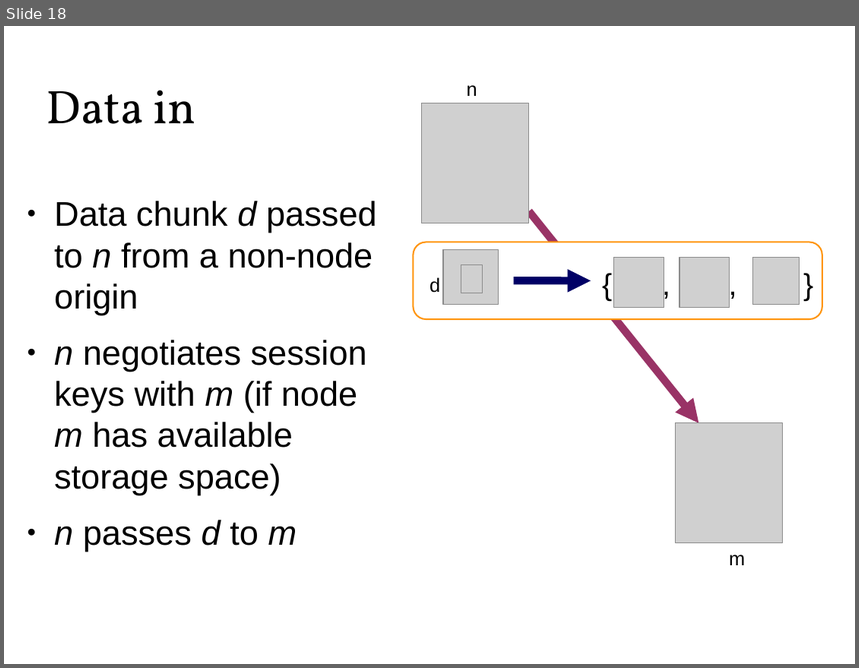
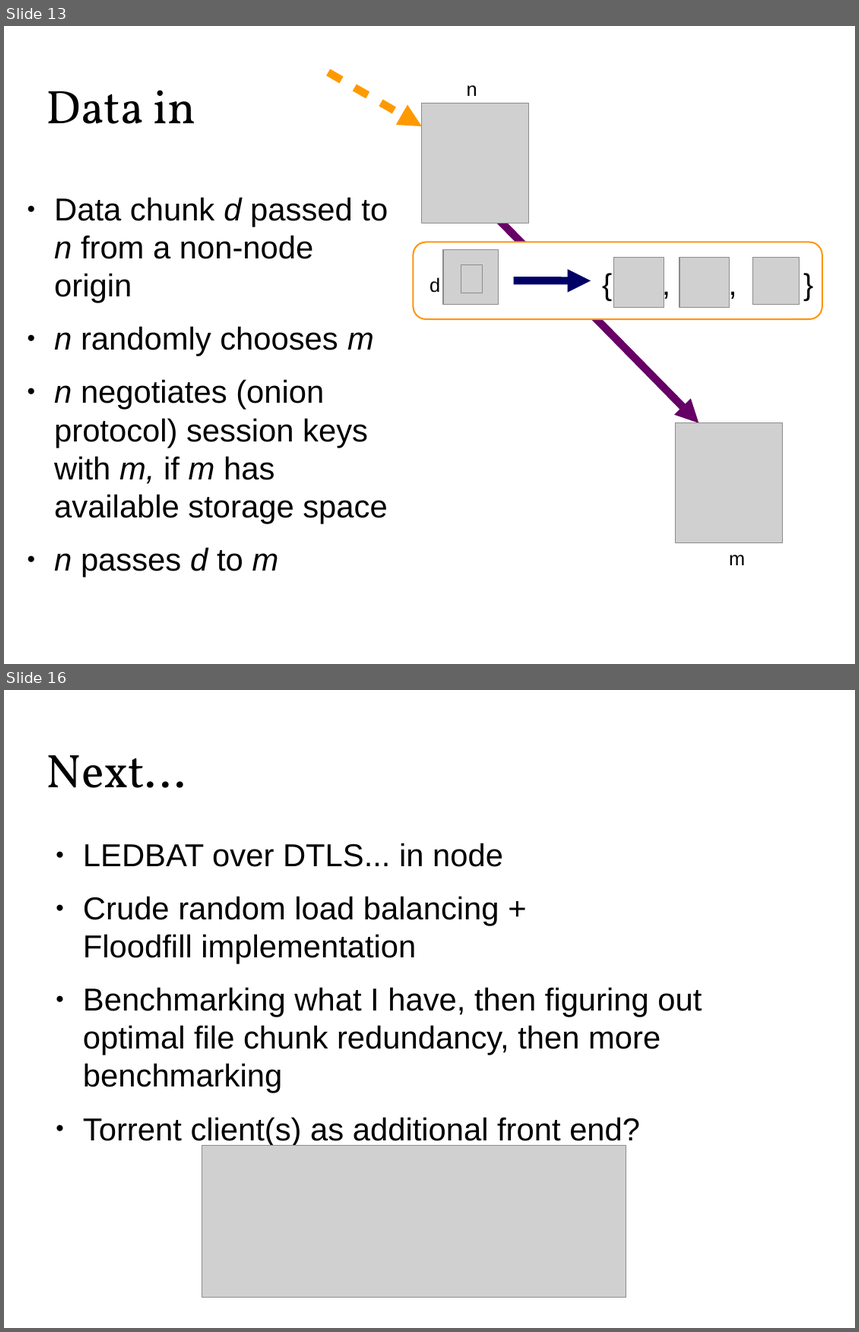
Before and after one commit to Zandrr/phonebook.js, a slide deck: documentation/ecen5013_presentation.odp. Shown one above the other, each under a label of ours: slide 18 before the commit, slides 13 and 16 after it; the slides between them are not shown. The pictures are 859x668 and 859x1332 pixels, drawn with LibreOffice and Linux fonts; fonts in the diff are those of the drawing; grey boxes stand for pictures. Boxes give left, top, right and bottom in pixels: in the first picture for what was removed or moved away, otherwise in the second. Text is boxed around its words. In the diff, an @@ line names an element or a change of style, - is before the commit and + after.

```diff
--- a/documentation/ecen5013_presentation.odp
+++ b/documentation/ecen5013_presentation.odp
@@ slide 16 added at <box>4,690,855,1328</box>, background #FFFFFF @@
@@ title added at <box>47,755,186,788</box>, 44 pt, text #000000 @@
+Next...
@@ text added at <box>83,843,702,1147</box>, 29.6 pt, text #000000 @@
+● LEDBAT over DTLS... in node
+● Crude random load balancing +
+  Floodfill implementation
+● Benchmarking what I have, then figuring out optimal file chunk redundancy, then more benchmarking
+● Torrent client(s) as additional front end?
@@ picture added at <box>202,1146,626,1298</box> @@
@@ what was slide 18 is now slide 13 @@
@@ slide 13 changed as well @@
@@ arrow added from (329, 72) to (422, 126), #FF9900 7.2 pt @@
@@ text at <box>54,197,388,578</box>: size 32 to 29.6 pt in "Data chunk d passed to n from ...", "n passes d to m" @@
@@ arrow moved from (529, 211) - (699, 423) to (498, 219) - (699, 423) @@
@@ arrow (498, 219) - (699, 423): stroke #993366 7.2 pt to #660066 7.2 pt @@
@@ text at <box>54,326,387,525</box>: text changed; size 32 to 29.6 pt @@
-● n negotiates session keys with m (if node m has available storage space)
+● n randomly chooses m
+● n negotiates (onion protocol) session keys with m, if m has available storage space
```
Also in this commit, not shown: 9 other slides changed, 4 other slides added, 10 slides removed.
